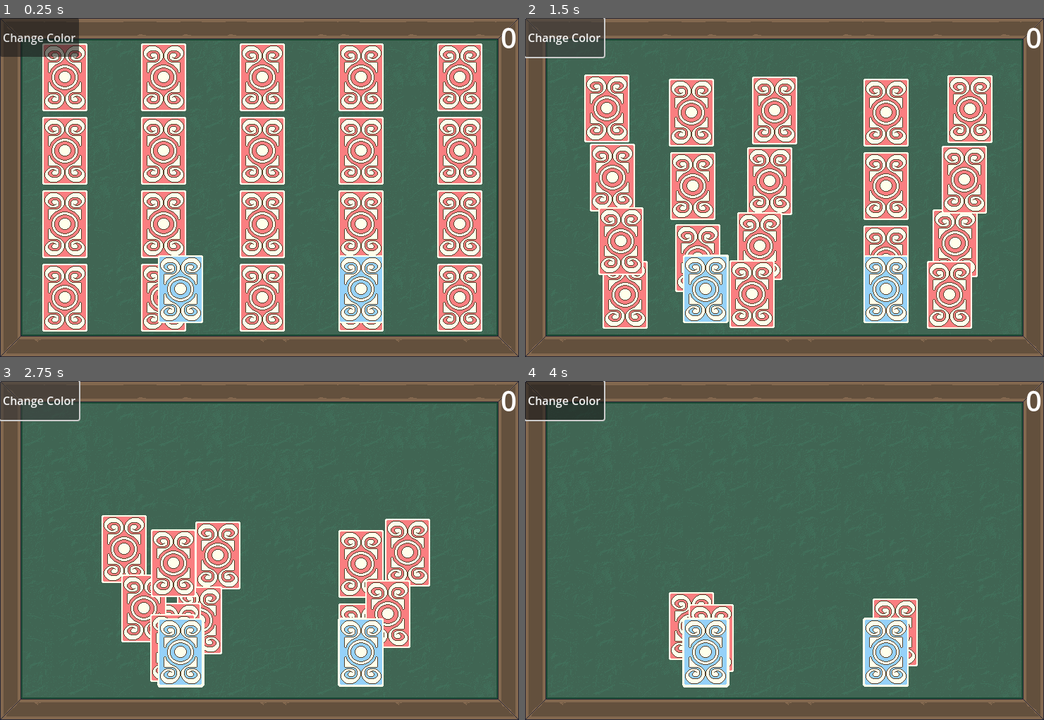
Above: before the commit, frames 1-4 (two rows, left to right).
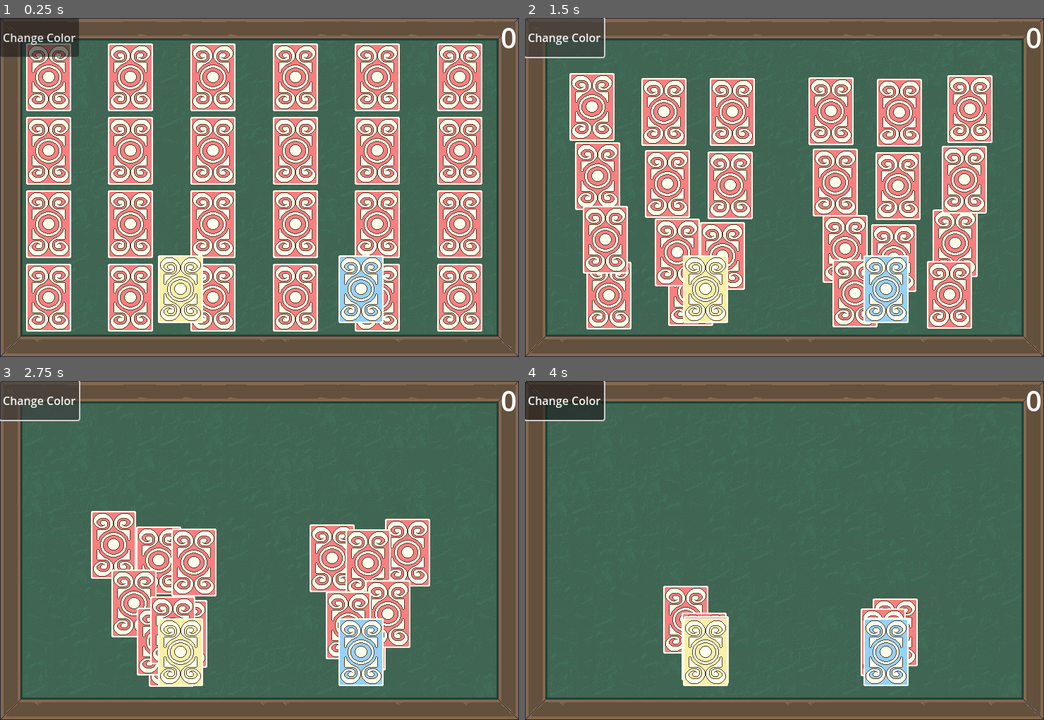
Above: after the commit, the same moments.

Repository: Kiingst/Matching-game
Game: Godot game, scene res://Main/main.tscn
The game is run twice, just before and just after one commit, with the same random seed, the same clock (stepped at 60 frames per second) and the same inputs.
Inputs (mouse positions are in pixels of both pictures, inside the frame that each line leads up to):
- Up to frame 1 (0.25 s): no input
- Up to frame 2 (1.5 s): click "Change Color" at 0.5 s; click "Change Color" at 1.25 s
- Up to frame 3 (2.75 s): click "Change Color" at 2 s
- Up to frame 4 (4 s): move the mouse to (898, 533) at 2.77 s; press the mouse at (898, 533) at 2.78 s; move the mouse to (680, 567) at 3.52 s; release the mouse at (680, 567) at 3.53 s; click (680, 567) at 3.6 s

The runs differ from the first frame. In frame 1, 43% of the frame differs, in the area x 5-78%, y 7-93%; in frame 2, 34%; in frame 3, 10%; in frame 4, 2.3%.

Commit message:
added start animation

Diff:
--- a/Main/dummy_card.gd
+++ b/Main/dummy_card.gd
@@ -3,7 +3,10 @@
 var card_back : String
 var pos_to_move_to
 var moving: bool = false
+var original_pos
 @export var speed : int
+
+var trip = false
 
 # Called when the node enters the scene tree for the first time.
 func _ready():
@@ -12,11 +15,19 @@
 	add_to_group("dummy_cards")
 
 
+
 # Called every frame. 'delta' is the elapsed time since the previous frame.
 func _process(delta):
 	if moving == true:
-		if global_position.distance_to(pos_to_move_to) < 1 :
+		if global_position.distance_to(pos_to_move_to) < 1.5 :
+			#queue_free()
 			moving = false
+			if trip == false:
+				self.visible = false
+				trip = true
+
+
+
 		#start to move
 		var direction = (pos_to_move_to - global_position).normalized()
 		global_position += direction * speed * delta
@@ -33,3 +44,13 @@
 	elif "Left_Side" in $dummy_card.get_overlapping_areas()[0].name:
 		pos_to_move_to = get_tree().get_nodes_in_group("left_marker")[0].global_position
 		moving = true
+
+func move_back():
+	pos_to_move_to = original_pos
+	moving = true
+	self.visible = true
+
+func move_to_middle():
+	pos_to_move_to = get_tree().get_nodes_in_group("middle_marker")[0].global_position
+	moving = true
+	self.visible = false
--- a/Main/main.gd
+++ b/Main/main.gd
@@ -34,23 +34,14 @@
 
 
 	shuffle_cards()
-	get_tree().call_group("cards", "not_clickable")
-	get_tree().call_group("cards", "not_visible")
-	cards = $Cards.get_children()
 
-	place_dummy_cards()
-	await get_tree().create_timer(1.0).timeout
-	get_tree().call_group("dummy_cards", "move_to_shuffle_point")
-	await get_tree().create_timer(5.0).timeout
-	$AnimationPlayer.play("Shuffle_cards")
-
+	play_start_animation()
 	#play shuffle animation
 		#place dummy cards
 		#have dummy cards position
 		#have the animation go to the positon of the card and make that on card visible
 
-	#get_tree().call_group("cards", "is_clickable")
-	#get_tree().call_group("cards", "make_visible")
+
 
 
 
@@ -161,6 +152,7 @@
 		var c = dummy_card.instantiate()
 
 		c.position = $Cards.get_children()[i].position
+		c.original_pos = c.position
 		$Dummy_Card.add_child(c)
 
 
@@ -171,3 +163,26 @@
 	if Global.card_color > 6:
 		Global.card_color = 1
 	get_tree().call_group("cards", "set_card_color")
+
+
+func play_start_animation():
+	get_tree().call_group("cards", "not_clickable")
+	get_tree().call_group("cards", "not_visible")
+	cards = $Cards.get_children()
+
+	place_dummy_cards()
+	await get_tree().create_timer(1.0).timeout
+	get_tree().call_group("dummy_cards", "move_to_shuffle_point")
+	await get_tree().create_timer(5.0).timeout
+	$AnimationPlayer.play("Shuffle_cards")
+	await get_tree().create_timer(1.5).timeout
+	get_tree().call_group("dummy_cards", "move_to_middle")
+	await get_tree().create_timer(3.0).timeout
+	get_tree().call_group("dummy_cards", "move_back")
+	await get_tree().create_timer(5.0).timeout
+	get_tree().call_group("dummy_cards", "queue_free")
+
+	#play start sound
+
+	get_tree().call_group("cards", "is_clickable")
+	get_tree().call_group("cards", "make_visible")
--- a/Main/main.tscn
+++ b/Main/main.tscn
@@ -63,43 +63,162 @@
 
 [sub_resource type="Animation" id="Animation_psvgm"]
 resource_name = "Shuffle_cards"
+length = 3.5
 tracks/0/type = "method"
 tracks/0/imported = false
 tracks/0/enabled = true
-tracks/0/path = NodePath("Shuffle/AnimatedSprite2D")
+tracks/0/path = NodePath("Shuffle/Left_deck")
+tracks/0/interp = 1
+tracks/0/loop_wrap = true
+tracks/0/keys = {
+"times": PackedFloat32Array(0, 1.5, 2.5, 3, 3.5),
+"transitions": PackedFloat32Array(1, 1, 1, 1, 1),
+"values": [{
+"args": [&"1", 1.0, false],
+"method": &"play"
+}, {
+"args": [],
+"method": &"stop"
+}, {
+"args": [&"", 1.0, false],
+"method": &"play"
+}, {
+"args": [],
+"method": &"stop"
+}, {
+"args": [],
+"method": &"queue_free"
+}]
+}
+tracks/1/type = "method"
+tracks/1/imported = false
+tracks/1/enabled = true
+tracks/1/path = NodePath("Shuffle/Right_deck")
+tracks/1/interp = 1
+tracks/1/loop_wrap = true
+tracks/1/keys = {
+"times": PackedFloat32Array(0, 1.5, 3.5),
+"transitions": PackedFloat32Array(1, 1, 1),
+"values": [{
+"args": [&"1", 1.0, false],
+"method": &"play"
+}, {
+"args": [],
+"method": &"stop"
+}, {
+"args": [],
+"method": &"queue_free"
+}]
+}
+tracks/2/type = "value"
+tracks/2/imported = false
+tracks/2/enabled = true
+tracks/2/path = NodePath("Shuffle/Left_deck:position")
+tracks/2/interp = 1
+tracks/2/loop_wrap = true
+tracks/2/keys = {
+"times": PackedFloat32Array(0, 1.5, 2.5),
+"transitions": PackedFloat32Array(1, 1, 1),
+"update": 0,
+"values": [Vector2(256, 384), Vector2(256, 384), Vector2(384, 384)]
+}
+tracks/3/type = "value"
+tracks/3/imported = false
+tracks/3/enabled = true
+tracks/3/path = NodePath("Shuffle/Right_deck:position")
+tracks/3/interp = 1
+tracks/3/loop_wrap = true
+tracks/3/keys = {
+"times": PackedFloat32Array(0, 1.5, 2.5),
+"transitions": PackedFloat32Array(1, 1, 1),
+"update": 0,
+"values": [Vector2(512, 384), Vector2(512, 384), Vector2(384, 384)]
+}
+tracks/4/type = "value"
+tracks/4/imported = false
+tracks/4/enabled = true
+tracks/4/path = NodePath("Shuffle/Right_deck:visible")
+tracks/4/interp = 1
+tracks/4/loop_wrap = true
+tracks/4/keys = {
+"times": PackedFloat32Array(0, 2.5),
+"transitions": PackedFloat32Array(1, 1),
+"update": 1,
+"values": [true, false]
+}
+tracks/5/type = "value"
+tracks/5/imported = false
+tracks/5/enabled = true
+tracks/5/path = NodePath("Shuffle/Left_deck:visible")
+tracks/5/interp = 1
+tracks/5/loop_wrap = true
+tracks/5/keys = {
+"times": PackedFloat32Array(0, 2.5),
+"transitions": PackedFloat32Array(1, 1),
+"update": 1,
+"values": [true, true]
+}
+
+[sub_resource type="Animation" id="Animation_5dg8b"]
+length = 0.001
+tracks/0/type = "value"
+tracks/0/imported = false
+tracks/0/enabled = true
+tracks/0/path = NodePath("Shuffle/Left_deck:position")
 tracks/0/interp = 1
 tracks/0/loop_wrap = true
 tracks/0/keys = {
 "times": PackedFloat32Array(0),
 "transitions": PackedFloat32Array(1),
-"values": [{
-"args": [&"default", 1.0, false],
-"method": &"play"
-}]
-}
-tracks/1/type = "method"
+"update": 0,
+"values": [Vector2(256, 384)]
+}
+tracks/1/type = "value"
 tracks/1/imported = false
 tracks/1/enabled = true
-tracks/1/path = NodePath("Shuffle/AnimatedSprite2D2")
+tracks/1/path = NodePath("Shuffle/Right_deck:position")
 tracks/1/interp = 1
 tracks/1/loop_wrap = true
 tracks/1/keys = {
 "times": PackedFloat32Array(0),
 "transitions": PackedFloat32Array(1),
-"values": [{
-"args": [&"default", 1.0, false],
-"method": &"play"
-}]
+"update": 0,
+"values": [Vector2(512, 384)]
+}
+tracks/2/type = "value"
+tracks/2/imported = false
+tracks/2/enabled = true
+tracks/2/path = NodePath("Shuffle/Right_deck:visible")
+tracks/2/interp = 1
+tracks/2/loop_wrap = true
+tracks/2/keys = {
+"times": PackedFloat32Array(0),
+"transitions": PackedFloat32Array(1),
+"update": 1,
+"values": [true]
+}
+tracks/3/type = "value"
+tracks/3/imported = false
+tracks/3/enabled = true
+tracks/3/path = NodePath("Shuffle/Left_deck:visible")
+tracks/3/interp = 1
+tracks/3/loop_wrap = true
+tracks/3/keys = {
+"times": PackedFloat32Array(0),
+"transitions": PackedFloat32Array(1),
+"update": 1,
+"values": [true]
 }
 
 [sub_resource type="AnimationLibrary" id="AnimationLibrary_kmqmg"]
 _data = {
+"RESET": SubResource("Animation_5dg8b"),
 "Shuffle_cards": SubResource("Animation_psvgm")
 }
 
 [node name="Main" type="Node2D"]
 script = ExtResource("1_h3yox")
-sizex = 5
+sizex = 6
 sizey = 4
 card = ExtResource("3_4btpo")
 dummy_card = ExtResource("3_cmcde")
@@ -141,17 +260,15 @@
 
 [node name="Shuffle" type="Node" parent="."]
 
-[node name="AnimatedSprite2D" type="AnimatedSprite2D" parent="Shuffle"]
+[node name="Left_deck" type="AnimatedSprite2D" parent="Shuffle"]
 position = Vector2(256, 384)
 sprite_frames = ExtResource("5_b2nmi")
-frame = 4
-frame_progress = 0.496355
-
-[node name="AnimatedSprite2D2" type="AnimatedSprite2D" parent="Shuffle"]
+animation = &"6"
+
+[node name="Right_deck" type="AnimatedSprite2D" parent="Shuffle"]
 position = Vector2(512, 384)
 sprite_frames = ExtResource("5_b2nmi")
-frame = 4
-frame_progress = 0.287639
+animation = &"1"
 
 [node name="Left_Side" type="Area2D" parent="Shuffle"]
 visible = false
@@ -175,6 +292,9 @@
 [node name="Right_marker" type="Marker2D" parent="Shuffle/markers" groups=["right_marker"]]
 position = Vector2(512, 384)
 
+[node name="Middle_marker" type="Marker2D" parent="Shuffle/markers" groups=["middle_marker"]]
+position = Vector2(384, 384)
+
 [node name="AnimationPlayer" type="AnimationPlayer" parent="."]
 libraries = {
 "": SubResource("AnimationLibrary_kmqmg")
@@ -184,3 +304,4 @@
 root_node = NodePath("../AnimationPlayer")
 
 [connection signal="pressed" from="Control/HBoxContainer/Button" to="." method="_on_button_pressed"]
+[connection signal="animation_finished" from="AnimationPlayer" to="." method="_on_animation_player_animation_finished"]
--- a/Main/shuffle_frames.tres
+++ b/Main/shuffle_frames.tres
@@ -1,6 +1,17 @@
-[gd_resource type="SpriteFrames" load_steps=10 format=3 uid="uid://dqirunp745r4n"]
+[gd_resource type="SpriteFrames" load_steps=61 format=3 uid="uid://dqirunp745r4n"]
 
 [ext_resource type="Texture2D" uid="uid://bn4v6ktdywan2" path="res://PixelCard_Assets/Cards/ShuffleCards_SpriteSheet_Spacing_6px/Shupple_Cards_Blue_64x96px_274x198px.png" id="1_ty86m"]
+[ext_resource type="Texture2D" uid="uid://dt46vpvc21y2l" path="res://PixelCard_Assets/Cards/Card_Back_Blue_New.png" id="1_vs0tx"]
+[ext_resource type="Texture2D" uid="uid://cneulso6omfm8" path="res://PixelCard_Assets/Cards/ShuffleCards_SpriteSheet_Spacing_6px/Shupple_Cards_Green_64x96px_274x198px.png" id="2_u06rh"]
+[ext_resource type="Texture2D" uid="uid://be03mvjxamnmh" path="res://PixelCard_Assets/Cards/Card_Back_Dark-green_New.png" id="3_c8w2l"]
+[ext_resource type="Texture2D" uid="uid://djwy5547h2gki" path="res://PixelCard_Assets/Cards/ShuffleCards_SpriteSheet_Spacing_6px/Shupple_Cards_Lightgreen_64x96px_274x198px.png" id="3_db6tg"]
+[ext_resource type="Texture2D" uid="uid://bqj66jbgbgdc1" path="res://PixelCard_Assets/Cards/ShuffleCards_SpriteSheet_Spacing_6px/Shupple_Cards_Pink_64x96px_274x198px.png" id="4_i8nw6"]
+[ext_resource type="Texture2D" uid="uid://dy4orcl2tbkm5" path="res://PixelCard_Assets/Cards/Card_Back_Green_New.png" id="5_fa4hl"]
+[ext_resource type="Texture2D" uid="uid://dncwytlyl1nkl" path="res://PixelCard_Assets/Cards/ShuffleCards_SpriteSheet_Spacing_6px/Shupple_Cards_Red_64x96px_274x198px.png" id="5_tvfi6"]
+[ext_resource type="Texture2D" uid="uid://cf8wtpo6glng1" path="res://PixelCard_Assets/Cards/ShuffleCards_SpriteSheet_Spacing_6px/Shupple_Cards_Yellow_64x96px_274x198px.png" id="6_gp3vb"]
+[ext_resource type="Texture2D" uid="uid://5cgplrxvvlkf" path="res://PixelCard_Assets/Cards/Card_Back_Pink_New.png" id="7_ylih2"]
+[ext_resource type="Texture2D" uid="uid://qrkw2x63pmyf" path="res://PixelCard_Assets/Cards/Card_Back_Red_New.png" id="9_7i43y"]
+[ext_resource type="Texture2D" uid="uid://cs5chkbk8nlib" path="res://PixelCard_Assets/Cards/Card_Back_Yellow_New.png" id="11_n8ha2"]
 
 [sub_resource type="AtlasTexture" id="AtlasTexture_d5toa"]
 atlas = ExtResource("1_ty86m")
@@ -32,12 +43,175 @@
 
 [sub_resource type="AtlasTexture" id="AtlasTexture_1kd1t"]
 atlas = ExtResource("1_ty86m")
+region = Rect2(210, 102, 64, 96)
+
+[sub_resource type="AtlasTexture" id="AtlasTexture_mp3gr"]
+atlas = ExtResource("2_u06rh")
+region = Rect2(0, 0, 64, 96)
+
+[sub_resource type="AtlasTexture" id="AtlasTexture_2h6ju"]
+atlas = ExtResource("2_u06rh")
+region = Rect2(70, 0, 64, 96)
+
+[sub_resource type="AtlasTexture" id="AtlasTexture_w530m"]
+atlas = ExtResource("2_u06rh")
+region = Rect2(140, 0, 64, 96)
+
+[sub_resource type="AtlasTexture" id="AtlasTexture_qn5p7"]
+atlas = ExtResource("2_u06rh")
+region = Rect2(210, 0, 64, 96)
+
+[sub_resource type="AtlasTexture" id="AtlasTexture_62ma0"]
+atlas = ExtResource("2_u06rh")
+region = Rect2(0, 102, 64, 96)
+
+[sub_resource type="AtlasTexture" id="AtlasTexture_06d47"]
+atlas = ExtResource("2_u06rh")
+region = Rect2(70, 102, 64, 96)
+
+[sub_resource type="AtlasTexture" id="AtlasTexture_vv4lo"]
+atlas = ExtResource("2_u06rh")
+region = Rect2(140, 102, 64, 96)
+
+[sub_resource type="AtlasTexture" id="AtlasTexture_8ho5u"]
+atlas = ExtResource("2_u06rh")
+region = Rect2(210, 102, 64, 96)
+
+[sub_resource type="AtlasTexture" id="AtlasTexture_qywml"]
+atlas = ExtResource("3_db6tg")
+region = Rect2(0, 0, 64, 96)
+
+[sub_resource type="AtlasTexture" id="AtlasTexture_hgu7n"]
+atlas = ExtResource("3_db6tg")
+region = Rect2(70, 0, 64, 96)
+
+[sub_resource type="AtlasTexture" id="AtlasTexture_25yv5"]
+atlas = ExtResource("3_db6tg")
+region = Rect2(140, 0, 64, 96)
+
+[sub_resource type="AtlasTexture" id="AtlasTexture_60co3"]
+atlas = ExtResource("3_db6tg")
+region = Rect2(210, 0, 64, 96)
+
+[sub_resource type="AtlasTexture" id="AtlasTexture_0ox0j"]
+atlas = ExtResource("3_db6tg")
+region = Rect2(0, 102, 64, 96)
+
+[sub_resource type="AtlasTexture" id="AtlasTexture_bfp1d"]
+atlas = ExtResource("3_db6tg")
+region = Rect2(70, 102, 64, 96)
+
+[sub_resource type="AtlasTexture" id="AtlasTexture_f3sef"]
+atlas = ExtResource("3_db6tg")
+region = Rect2(140, 102, 64, 96)
+
+[sub_resource type="AtlasTexture" id="AtlasTexture_xpjqq"]
+atlas = ExtResource("3_db6tg")
+region = Rect2(210, 102, 64, 96)
+
+[sub_resource type="AtlasTexture" id="AtlasTexture_oeeav"]
+atlas = ExtResource("4_i8nw6")
+region = Rect2(0, 0, 64, 96)
+
+[sub_resource type="AtlasTexture" id="AtlasTexture_g6qie"]
+atlas = ExtResource("4_i8nw6")
+region = Rect2(70, 0, 64, 96)
+
+[sub_resource type="AtlasTexture" id="AtlasTexture_wnl7j"]
+atlas = ExtResource("4_i8nw6")
+region = Rect2(140, 0, 64, 96)
+
+[sub_resource type="AtlasTexture" id="AtlasTexture_bf2be"]
+atlas = ExtResource("4_i8nw6")
+region = Rect2(210, 0, 64, 96)
+
+[sub_resource type="AtlasTexture" id="AtlasTexture_74d5h"]
+atlas = ExtResource("4_i8nw6")
+region = Rect2(0, 102, 64, 96)
+
+[sub_resource type="AtlasTexture" id="AtlasTexture_h2l4b"]
+atlas = ExtResource("4_i8nw6")
+region = Rect2(70, 102, 64, 96)
+
+[sub_resource type="AtlasTexture" id="AtlasTexture_hkxgu"]
+atlas = ExtResource("4_i8nw6")
+region = Rect2(140, 102, 64, 96)
+
+[sub_resource type="AtlasTexture" id="AtlasTexture_6tlom"]
+atlas = ExtResource("4_i8nw6")
+region = Rect2(210, 102, 64, 96)
+
+[sub_resource type="AtlasTexture" id="AtlasTexture_vtch7"]
+atlas = ExtResource("5_tvfi6")
+region = Rect2(0, 0, 64, 96)
+
+[sub_resource type="AtlasTexture" id="AtlasTexture_3h2fl"]
+atlas = ExtResource("5_tvfi6")
+region = Rect2(70, 0, 64, 96)
+
+[sub_resource type="AtlasTexture" id="AtlasTexture_h5k62"]
+atlas = ExtResource("5_tvfi6")
+region = Rect2(140, 0, 64, 96)
+
+[sub_resource type="AtlasTexture" id="AtlasTexture_a17lm"]
+atlas = ExtResource("5_tvfi6")
+region = Rect2(210, 0, 64, 96)
+
+[sub_resource type="AtlasTexture" id="AtlasTexture_drceh"]
+atlas = ExtResource("5_tvfi6")
+region = Rect2(0, 102, 64, 96)
+
+[sub_resource type="AtlasTexture" id="AtlasTexture_mq0tr"]
+atlas = ExtResource("5_tvfi6")
+region = Rect2(70, 102, 64, 96)
+
+[sub_resource type="AtlasTexture" id="AtlasTexture_n8xfv"]
+atlas = ExtResource("5_tvfi6")
+region = Rect2(140, 102, 64, 96)
+
+[sub_resource type="AtlasTexture" id="AtlasTexture_b0c86"]
+atlas = ExtResource("5_tvfi6")
+region = Rect2(210, 102, 64, 96)
+
+[sub_resource type="AtlasTexture" id="AtlasTexture_u68q8"]
+atlas = ExtResource("6_gp3vb")
+region = Rect2(0, 0, 64, 96)
+
+[sub_resource type="AtlasTexture" id="AtlasTexture_gjsdc"]
+atlas = ExtResource("6_gp3vb")
+region = Rect2(70, 0, 64, 96)
+
+[sub_resource type="AtlasTexture" id="AtlasTexture_b4rhb"]
+atlas = ExtResource("6_gp3vb")
+region = Rect2(140, 0, 64, 96)
+
+[sub_resource type="AtlasTexture" id="AtlasTexture_o72nw"]
+atlas = ExtResource("6_gp3vb")
+region = Rect2(210, 0, 64, 96)
+
+[sub_resource type="AtlasTexture" id="AtlasTexture_31xig"]
+atlas = ExtResource("6_gp3vb")
+region = Rect2(0, 102, 64, 96)
+
+[sub_resource type="AtlasTexture" id="AtlasTexture_agx0o"]
+atlas = ExtResource("6_gp3vb")
+region = Rect2(70, 102, 64, 96)
+
+[sub_resource type="AtlasTexture" id="AtlasTexture_74fye"]
+atlas = ExtResource("6_gp3vb")
+region = Rect2(140, 102, 64, 96)
+
+[sub_resource type="AtlasTexture" id="AtlasTexture_wq40x"]
+atlas = ExtResource("6_gp3vb")
 region = Rect2(210, 102, 64, 96)
 
 [resource]
 animations = [{
 "frames": [{
 "duration": 1.0,
+"texture": ExtResource("1_vs0tx")
+}, {
+"duration": 1.0,
 "texture": SubResource("AtlasTexture_d5toa")
 }, {
 "duration": 1.0,
@@ -62,6 +236,166 @@
 "texture": SubResource("AtlasTexture_1kd1t")
 }],
 "loop": true,
-"name": &"default",
+"name": &"1",
+"speed": 10.0
+}, {
+"frames": [{
+"duration": 1.0,
+"texture": ExtResource("3_c8w2l")
+}, {
+"duration": 1.0,
+"texture": SubResource("AtlasTexture_mp3gr")
+}, {
+"duration": 1.0,
+"texture": SubResource("AtlasTexture_2h6ju")
+}, {
+"duration": 1.0,
+"texture": SubResource("AtlasTexture_w530m")
+}, {
+"duration": 1.0,
+"texture": SubResource("AtlasTexture_qn5p7")
+}, {
+"duration": 1.0,
+"texture": SubResource("AtlasTexture_62ma0")
+}, {
+"duration": 1.0,
+"texture": SubResource("AtlasTexture_06d47")
+}, {
+"duration": 1.0,
+"texture": SubResource("AtlasTexture_vv4lo")
+}, {
+"duration": 1.0,
+"texture": SubResource("AtlasTexture_8ho5u")
+}],
+"loop": true,
+"name": &"2",
+"speed": 10.0
+}, {
+"frames": [{
+"duration": 1.0,
+"texture": ExtResource("5_fa4hl")
+}, {
+"duration": 1.0,
+"texture": SubResource("AtlasTexture_qywml")
+}, {
+"duration": 1.0,
+"texture": SubResource("AtlasTexture_hgu7n")
+}, {
+"duration": 1.0,
+"texture": SubResource("AtlasTexture_25yv5")
+}, {
+"duration": 1.0,
+"texture": SubResource("AtlasTexture_60co3")
+}, {
+"duration": 1.0,
+"texture": SubResource("AtlasTexture_0ox0j")
+}, {
+"duration": 1.0,
+"texture": SubResource("AtlasTexture_bfp1d")
+}, {
+"duration": 1.0,
+"texture": SubResource("AtlasTexture_f3sef")
+}, {
+"duration": 1.0,
+"texture": SubResource("AtlasTexture_xpjqq")
+}],
+"loop": true,
+"name": &"3",
+"speed": 10.0
+}, {
+"frames": [{
+"duration": 1.0,
+"texture": ExtResource("7_ylih2")
+}, {
+"duration": 1.0,
+"texture": SubResource("AtlasTexture_oeeav")
+}, {
+"duration": 1.0,
+"texture": SubResource("AtlasTexture_g6qie")
+}, {
+"duration": 1.0,
+"texture": SubResource("AtlasTexture_wnl7j")
+}, {
+"duration": 1.0,
+"texture": SubResource("AtlasTexture_bf2be")
+}, {
+"duration": 1.0,
+"texture": SubResource("AtlasTexture_74d5h")
+}, {
+"duration": 1.0,
+"texture": SubResource("AtlasTexture_h2l4b")
+}, {
+"duration": 1.0,
+"texture": SubResource("AtlasTexture_hkxgu")
+}, {
+"duration": 1.0,
+"texture": SubResource("AtlasTexture_6tlom")
+}],
+"loop": true,
+"name": &"4",
+"speed": 10.0
+}, {
+"frames": [{
+"duration": 1.0,
+"texture": ExtResource("9_7i43y")
+}, {
+"duration": 1.0,
+"texture": SubResource("AtlasTexture_vtch7")
+}, {
+"duration": 1.0,
+"texture": SubResource("AtlasTexture_3h2fl")
+}, {
+"duration": 1.0,
+"texture": SubResource("AtlasTexture_h5k62")
+}, {
+"duration": 1.0,
+"texture": SubResource("AtlasTexture_a17lm")
+}, {
+"duration": 1.0,
+"texture": SubResource("AtlasTexture_drceh")
+}, {
+"duration": 1.0,
+"texture": SubResource("AtlasTexture_mq0tr")
+}, {
+"duration": 1.0,
+"texture": SubResource("AtlasTexture_n8xfv")
+}, {
+"duration": 1.0,
+"texture": SubResource("AtlasTexture_b0c86")
+}],
+"loop": true,
+"name": &"5",
+"speed": 10.0
+}, {
+"frames": [{
+"duration": 1.0,
+"texture": ExtResource("11_n8ha2")
+}, {
+"duration": 1.0,
+"texture": SubResource("AtlasTexture_u68q8")
+}, {
+"duration": 1.0,
+"texture": SubResource("AtlasTexture_gjsdc")
+}, {
+"duration": 1.0,
+"texture": SubResource("AtlasTexture_b4rhb")
+}, {
+"duration": 1.0,
+"texture": SubResource("AtlasTexture_o72nw")
+}, {
+"duration": 1.0,
+"texture": SubResource("AtlasTexture_31xig")
+}, {
+"duration": 1.0,
+"texture": SubResource("AtlasTexture_agx0o")
+}, {
+"duration": 1.0,
+"texture": SubResource("AtlasTexture_74fye")
+}, {
+"duration": 1.0,
+"texture": SubResource("AtlasTexture_wq40x")
+}],
+"loop": true,
+"name": &"6",
 "speed": 10.0
 }]
Not shown: 1 places in Main/main.tscn that only renumber resources
